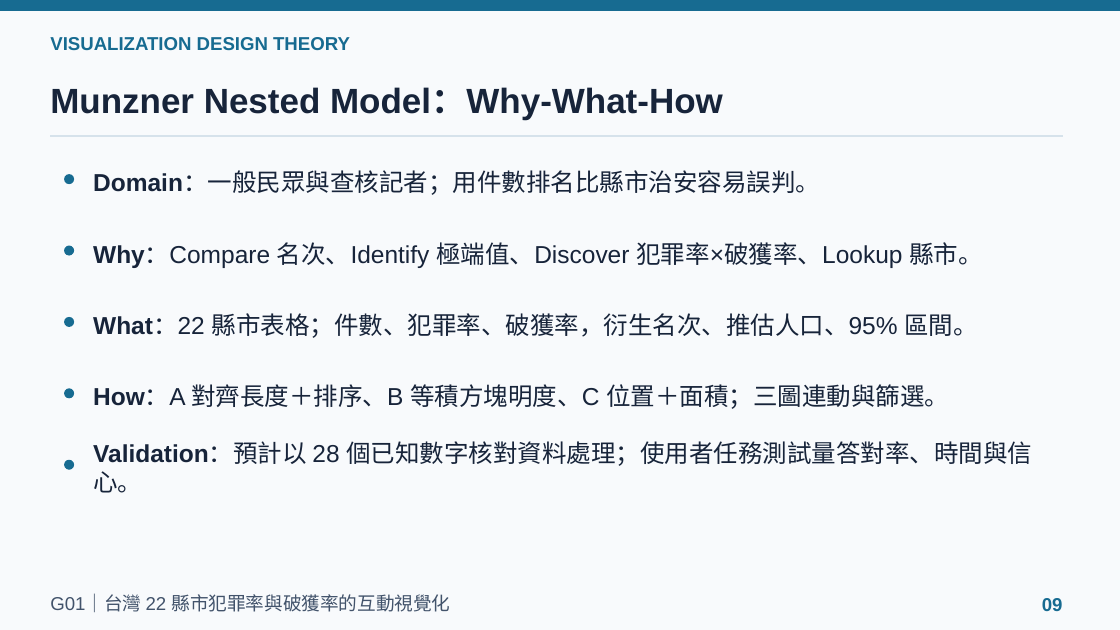
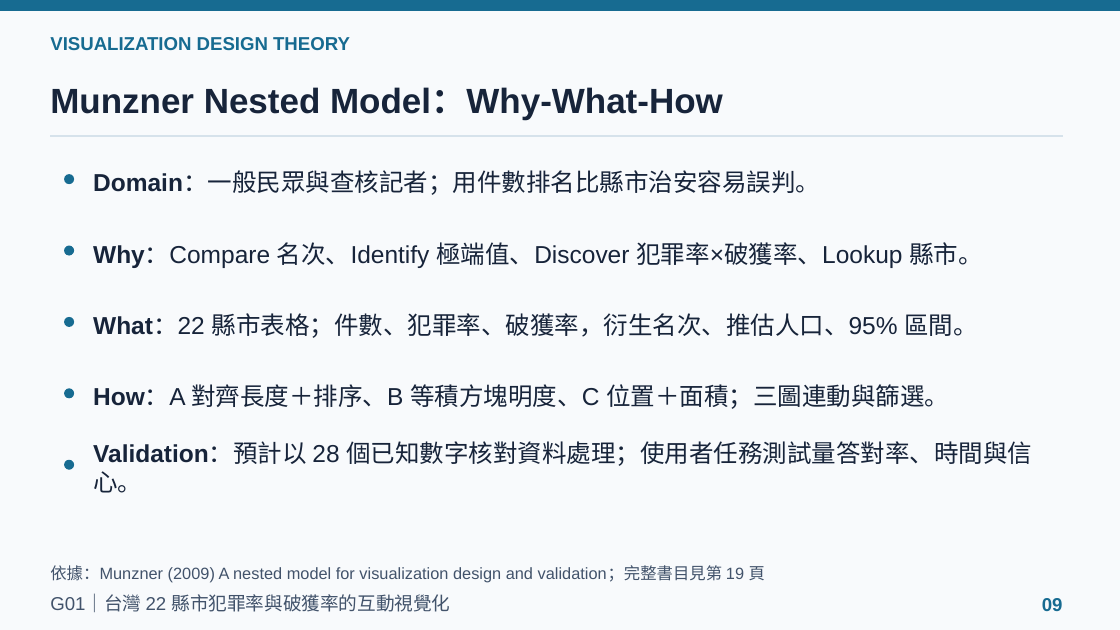
Before and after one commit to powerkaifu/taiwan-crime-rate-vis, a slide deck: slide 9 of docs/VIS_Final_Proposal_G01.pptx. Drawn at 1120x630 pixels with LibreOffice and Linux fonts; fonts in the diff are those of the drawing. Boxes give left, top, right and bottom in pixels: in the first picture for what was removed or moved away, otherwise in the second. Text is boxed around its words. In the diff, an @@ line names an element or a change of style, - is before the commit and + after.

```diff
--- a/docs/VIS_Final_Proposal_G01.pptx
+++ b/docs/VIS_Final_Proposal_G01.pptx
@@ text added at (50,565,765,583), 14 pt, text #42536B @@
+依據：Munzner (2009) A nested model for visualization design and validation；完整書目見第 19 頁
```
Also in this commit, not shown: 4 other slides changed.
